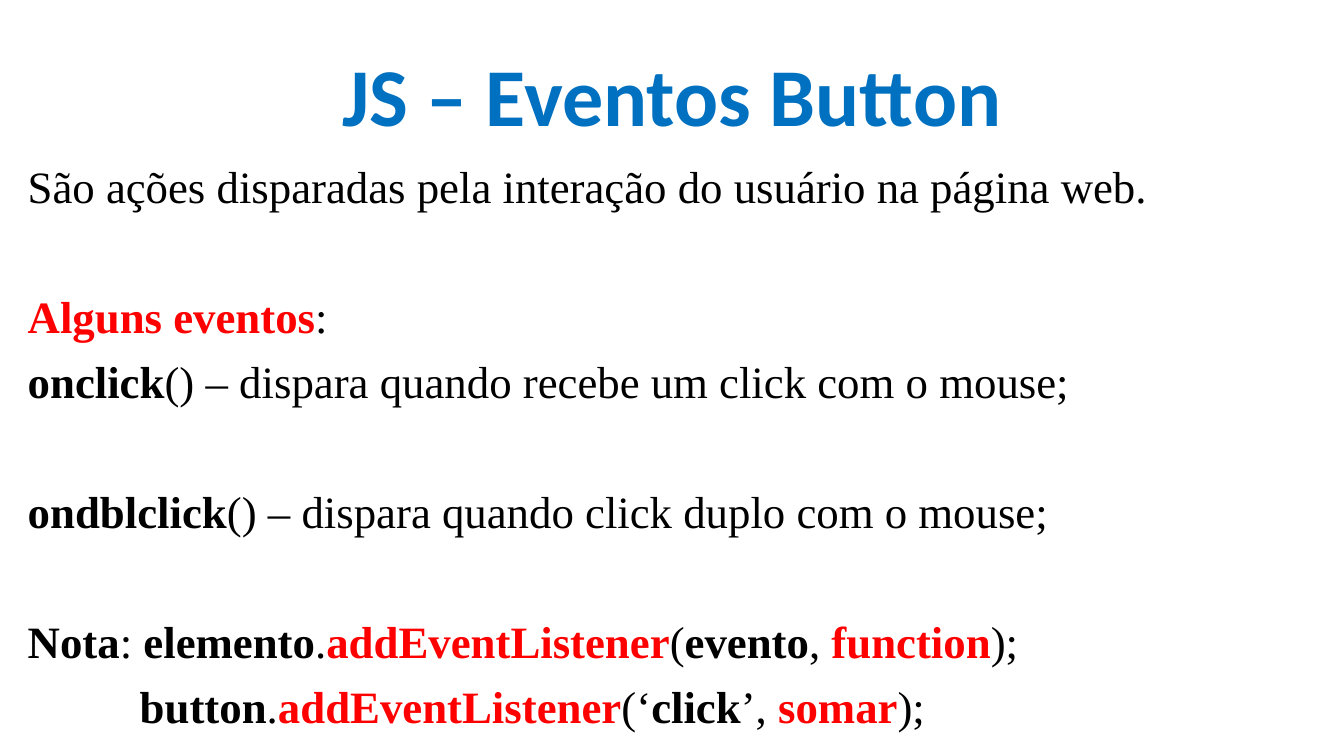
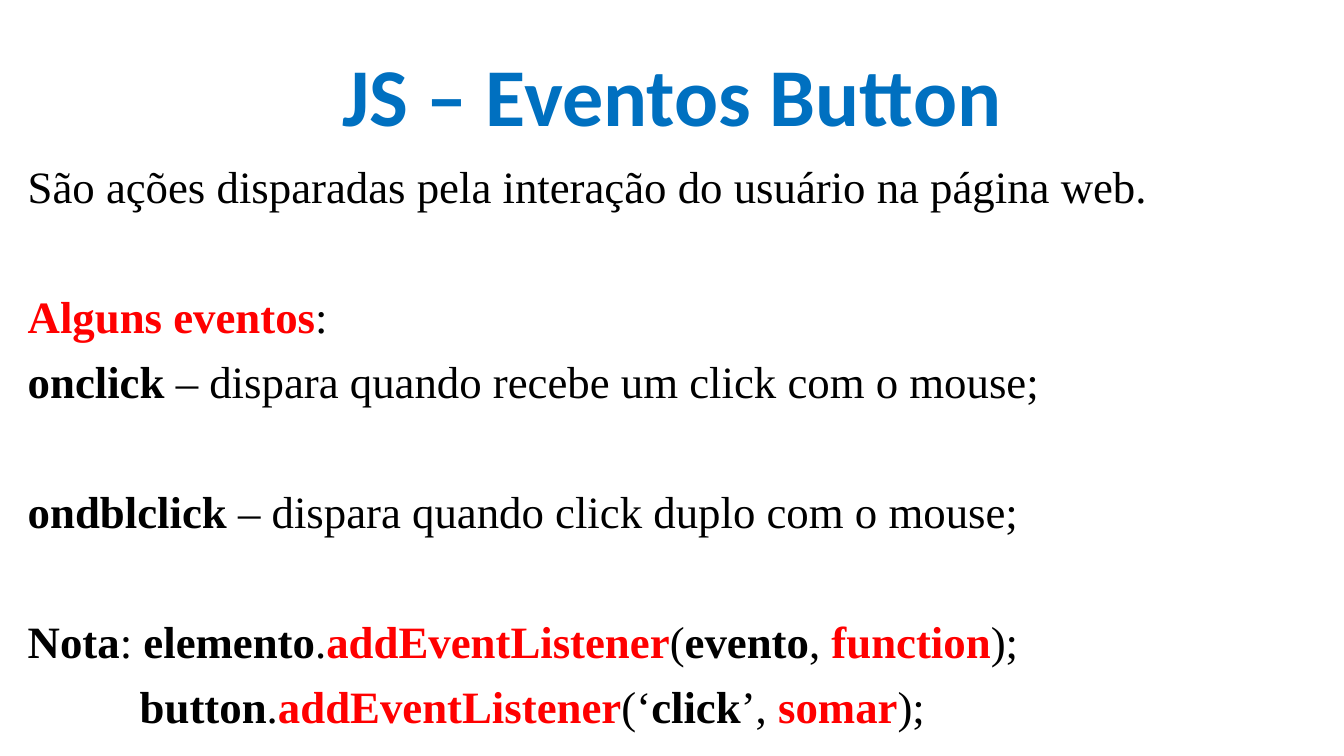
Before and after one commit to CloudEducationBrazil/WydenDesenvolvimentoWebPHP, a slide deck: slide 38 of 01 Classes/Aula 09 Desenvolvimento Web PHP - JS.pptx (slide 36 before the commit). Drawn at 1344x756 pixels with LibreOffice and Linux fonts; fonts in the diff are those of the drawing; background and template pictures are left out. Boxes give left, top, right and bottom in pixels: in the first picture for what was removed or moved away, otherwise in the second. Text is boxed around its words. In the diff, an @@ line names an element or a change of style, - is before the commit and + after.

```diff
--- a/01 Classes/Aula 09 Desenvolvimento Web PHP - JS.pptx
+++ b/01 Classes/Aula 09 Desenvolvimento Web PHP - JS.pptx
@@ text at <box>28,367,1038,538</box>: text changed @@
-onclick() – dispara quando recebe um click com o mouse;
-ondblclick() – dispara quando click duplo com o mouse;
+onclick – dispara quando recebe um click com o mouse;
+ondblclick – dispara quando click duplo com o mouse;
```
Also in this commit, not shown: 8 other slides changed, 2 slides added, 1 other file.
